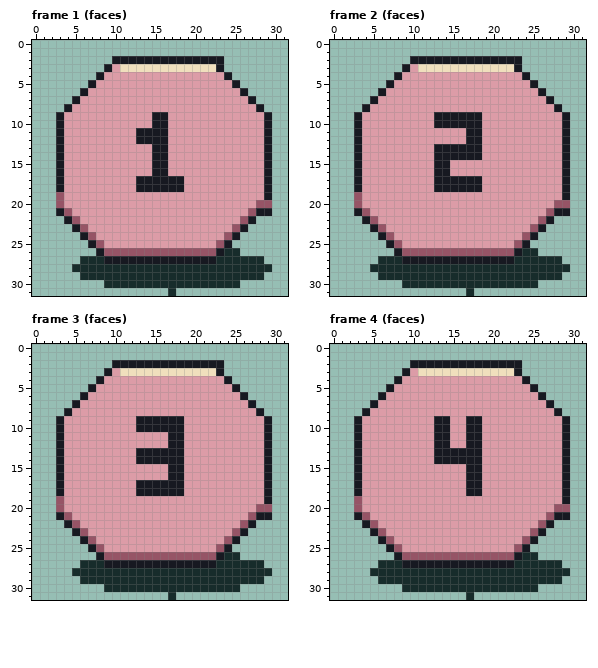
Two versions of one pixel-art file, assets/source/aseprite/dice/d12.aseprite. The picture above was drawn from the file before the commit.
32x32 pixels, 12 frames. Colours within 5 levels of each other are drawn and written as one. Shown: frame 1 (faces), frame 2 (faces), frame 3 (faces), frame 4 (faces). The commit also changed other frames, which this record leaves out.
The result:
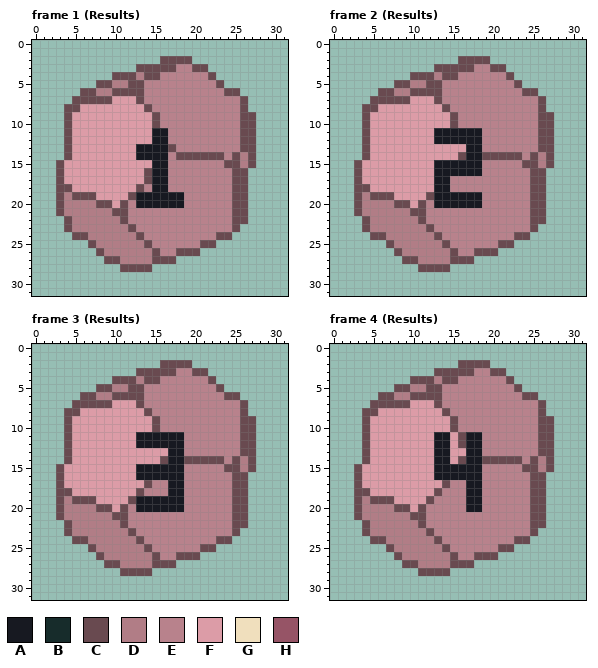
Palette (. is transparent): A #171921  B #172c2b  C #694a50  D #b17d86  E #b8828c  F #dc9ca7  G #f0dfbd  H #965466
Change:
Changed rows in their new state; - is an unchanged pixel.
Frame 1 (Results):
first column x 3:
 2 -------......CCCC....------
 3 ------....CCCCCEECC..------
 4 -----..CCCDCCEEEEEEC..-----
 5 ----.CCDDCCEEEEEEEEEC..----
 6 ---CCDDCCCCEEEEEEEEEECC.---
 7 --CCCCC---CEEEEEEEEEEEEC.--
 8 -CC--------CEEEEEEEEEEEC..-
 9 .C----------CEEEEEEEEEECC..
10 .C----------CEEEEEEEEEECC..
11 .C--------FF--EEEEEEEEECC..
12 .C--------FF--EEEEEEEEECC..
13 .C--------AA--CEEEEEEEECC..
14 .C--------AA--ECCCCCCECDC..
15 C-------------EEEEEEECCDC..
16 C----------C--EEEEEEEECC...
17 C---------FC--EEEEEEEECC...
18 CC--------CE--EEEEEEEECC...
19 CDCCC----CAAAAAAEEEEEECC...
20 CDDDDCC-CEAAAAAAEEEEEECC...
21 CDDDDDDCCEEEEEEEEEEEEECC...
22 -CDDDDDDCEEEEEEEEEEEEECC.--
23 -CDDDDDDDCEEEEEEEEEEEEC.---
24 --CCDDDDDDCEEEEEEEEECC.----
25 ----CDDDDDDCEEEEEECC..-----
26 -----CDDDDDDCEECCC.....----
27 ---...CCDDDDCCC...........-
28 --......CCCC...............
29 ---.......................-
30 ------.................----
31 --------------.------------
Frame 2 (Results):
first column x 3:
 2 -------......CCCC....------
 3 ------....CCCCCEECC..------
 4 -----..CCCDCCEEEEEEC..-----
 5 ----.CCDDCCEEEEEEEEEC..----
 6 ---CCDDCCCCEEEEEEEEEECC.---
 7 --CCCCC---CEEEEEEEEEEEEC.--
 8 -CC--------CEEEEEEEEEEEC..-
 9 .C--------FFCEEEEEEEEEECC..
10 .C--------FFCEEEEEEEEEECC..
11 .C--------AAAA--EEEEEEECC..
12 .C--------AAAA--EEEEEEECC..
13 .C--------FFFF--EEEEEEECC..
14 .C--------FFFC--CCCCCECDC..
15 C-----------AAAAEEEEECCDC..
16 C-----------AAAAEEEEEECC...
17 C-----------EEEEEEEEEECC...
18 CC----------EEEEEEEEEECC...
19 CDCCC----CAAAAAAEEEEEECC...
20 CDDDDCC-CEAAAAAAEEEEEECC...
21 CDDDDDDCCEEEEEEEEEEEEECC...
22 -CDDDDDDCEEEEEEEEEEEEECC.--
23 -CDDDDDDDCEEEEEEEEEEEEC.---
24 --CCDDDDDDCEEEEEEEEECC.----
25 ----CDDDDDDCEEEEEECC..-----
26 -----CDDDDDDCEECCC.....----
27 ---...CCDDDDCCC...........-
28 --......CCCC...............
29 ---.......................-
30 ------.................----
31 --------------.------------
Frame 3 (Results):
first column x 3:
 2 -------......CCCC....------
 3 ------....CCCCCEECC..------
 4 -----..CCCDCCEEEEEEC..-----
 5 ----.CCDDCCEEEEEEEEEC..----
 6 ---CCDDCCCCEEEEEEEEEECC.---
 7 --CCCCC---CEEEEEEEEEEEEC.--
 8 -CC--------CEEEEEEEEEEEC..-
 9 .C--------FFCEEEEEEEEEECC..
10 .C--------FFCEEEEEEEEEECC..
11 .C--------AAAA--EEEEEEECC..
12 .C--------AAAA--EEEEEEECC..
13 .C--------FFFF--EEEEEEECC..
14 .C--------FFFC--CCCCCECDC..
15 C---------AAAA--EEEEECCDC..
16 C---------AAAA--EEEEEECC...
17 C---------FCEE--EEEEEECC...
18 CC--------CEEE--EEEEEECC...
19 CDCCC----CAAAAAAEEEEEECC...
20 CDDDDCC-CEAAAAAAEEEEEECC...
21 CDDDDDDCCEEEEEEEEEEEEECC...
22 -CDDDDDDCEEEEEEEEEEEEECC.--
23 -CDDDDDDDCEEEEEEEEEEEEC.---
24 --CCDDDDDDCEEEEEEEEECC.----
25 ----CDDDDDDCEEEEEECC..-----
26 -----CDDDDDDCEECCC.....----
27 ---...CCDDDDCCC...........-
28 --......CCCC...............
29 ---.......................-
30 ------.................----
31 --------------.------------
Frame 4 (Results):
first column x 3:
 2 -------......CCCC....------
 3 ------....CCCCCEECC..------
 4 -----..CCCDCCEEEEEEC..-----
 5 ----.CCDDCCEEEEEEEEEC..----
 6 ---CCDDCCCCEEEEEEEEEECC.---
 7 --CCCCC---CEEEEEEEEEEEEC.--
 8 -CC--------CEEEEEEEEEEEC..-
 9 .C--------FFCEEEEEEEEEECC..
10 .C--------FFCEEEEEEEEEECC..
11 .C-----------C--EEEEEEECC..
12 .C-----------C--EEEEEEECC..
13 .C----------FF--EEEEEEECC..
14 .C----------FC--CCCCCECDC..
15 C---------AAAA--EEEEECCDC..
16 C---------AAAA--EEEEEECC...
17 C----------CEE--EEEEEECC...
18 CC--------CEEE--EEEEEECC...
19 CDCCC----CEEEEAAEEEEEECC...
20 CDDDDCC-CEEEEEAAEEEEEECC...
21 CDDDDDDCCEEEEEEEEEEEEECC...
22 -CDDDDDDCEEEEEEEEEEEEECC.--
23 -CDDDDDDDCEEEEEEEEEEEEC.---
24 --CCDDDDDDCEEEEEEEEECC.----
25 ----CDDDDDDCEEEEEECC..-----
26 -----CDDDDDDCEECCC.....----
27 ---...CCDDDDCCC...........-
28 --......CCCC...............
29 ---.......................-
30 ------.................----
31 --------------.------------
Pixel boxes of the changes (left, top, right, bottom) in both pictures:
changed: (56, 56, 272, 296)
changed: (354, 56, 570, 296)
changed: (56, 360, 272, 600)
changed: (354, 360, 570, 600)
